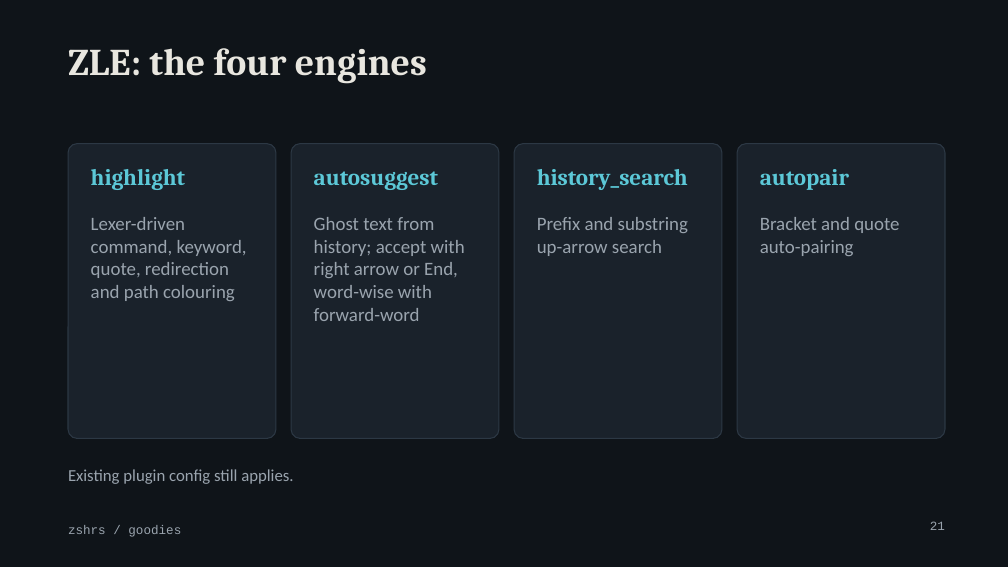
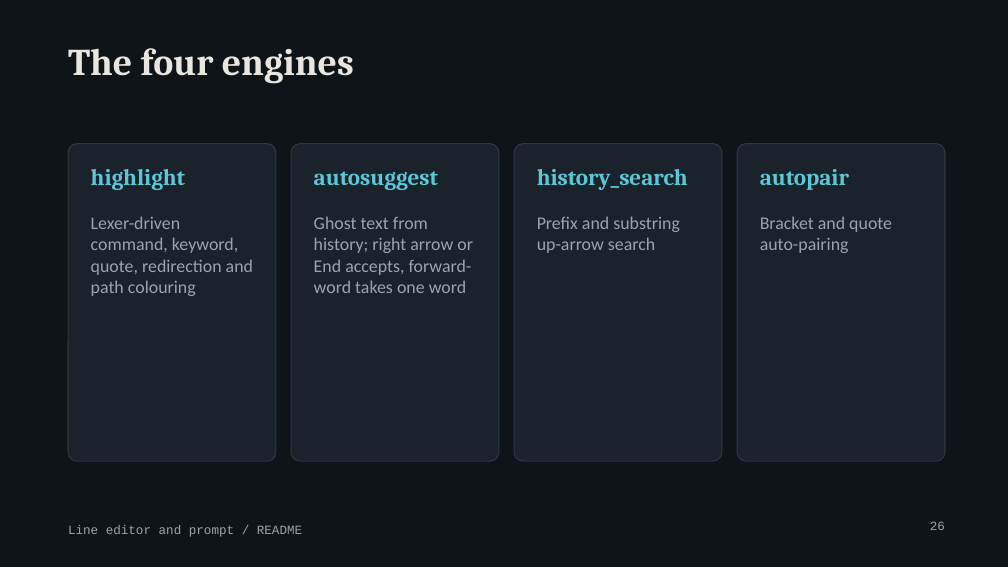
Before and after one commit to MenkeTechnologies/zshrs, a slide deck: slide 26 of docs/talk.pptx (slide 21 before the commit). Drawn at 1008x567 pixels with LibreOffice and Linux fonts; fonts in the diff are those of the drawing. Boxes give left, top, right and bottom in pixels: in the first picture for what was removed or moved away, otherwise in the second. Text is boxed around its words. In the diff, an @@ line names an element or a change of style, - is before the commit and + after.

Commit message:
docs: full talk deck covering every goodie

```diff
--- a/docs/talk.pptx
+++ b/docs/talk.pptx
@@ title at (68,48,354,84): text changed @@
-ZLE: the four engines
+The four engines
@@ rounded rectangle: place and size @@
-rounded rectangle at (68,144,276,439)
+rounded rectangle at (68,144,276,461)
@@ rounded rectangle: place and size @@
-rounded rectangle at (291,144,499,439)
+rounded rectangle at (291,144,499,461)
@@ rounded rectangle: place and size @@
-rounded rectangle at (514,144,722,439)
+rounded rectangle at (514,144,722,461)
@@ rounded rectangle: place and size @@
-rounded rectangle at (737,144,945,439)
+rounded rectangle at (737,144,945,461)
@@ text at (314,216,473,293): text changed; size 18 to 17 pt @@
-Ghost text from history; accept with right arrow or End, word-wise with forward-word
+Ghost text from history; right arrow or End accepts, forward-word takes one word
@@ size 18 to 17 pt in 3 elements at (91,216,253,296), (537,216,680,253), (760,216,892,253) @@
@@ text removed at (68,469,293,484) @@
-Existing plugin config still applies.
@@ text at (68,525,302,537): text changed @@
-zshrs / goodies
+Line editor and prompt / README
@@ page number at (930,521,945,530): text changed @@
-21
+26
```
Also in this commit, not shown: 18 other slides changed, 39 slides added, 13 slides removed.
